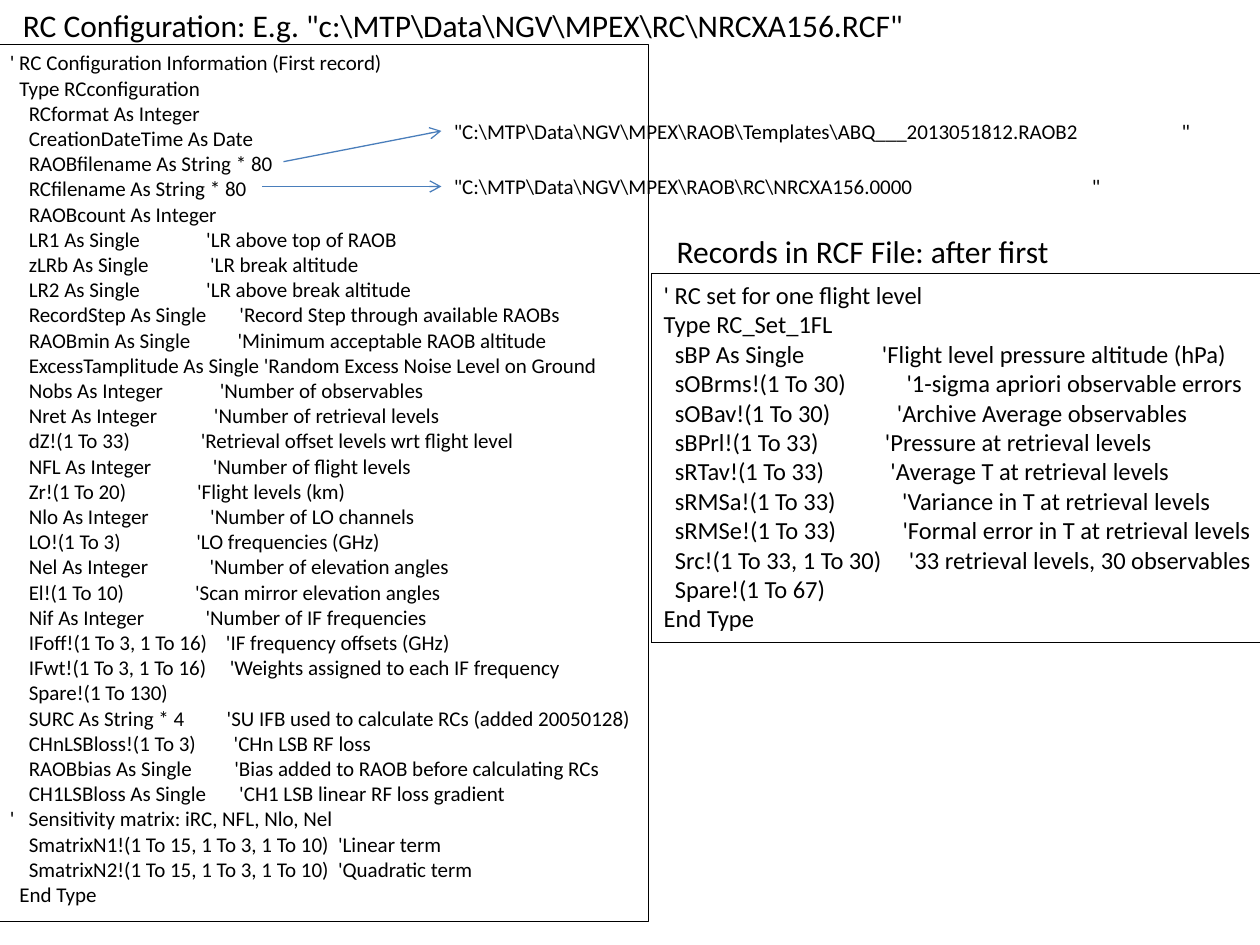
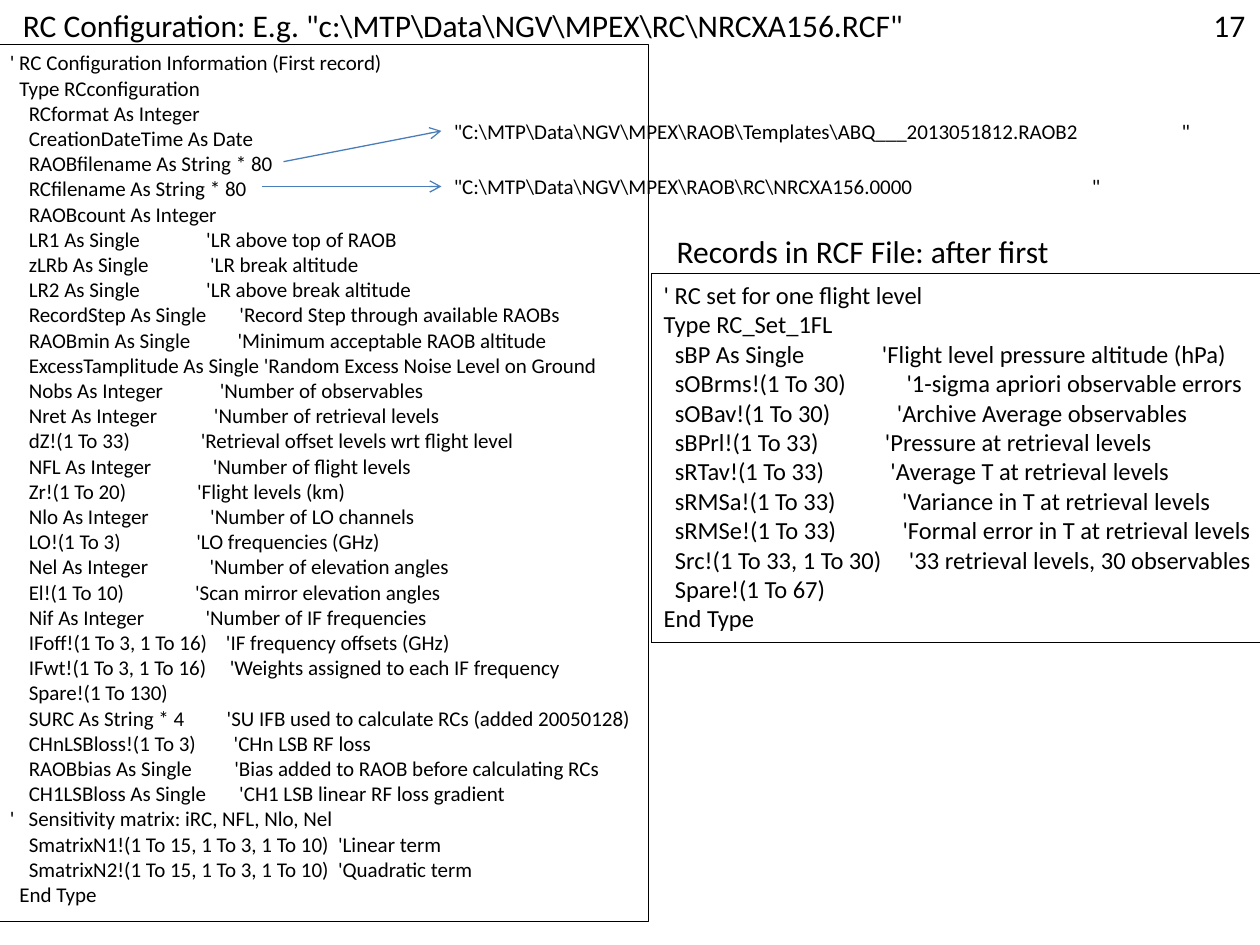
Before and after one commit to NCAR/nimbus, a slide deck: slide 16 of instruments/mtp/doc/MTP-DFD.pptx (slide 10 before the commit). Drawn at 1260x945 pixels with LibreOffice and Linux fonts; fonts in the diff are those of the drawing. Boxes give left, top, right and bottom in pixels: in the first picture for what was removed or moved away, otherwise in the second. Text is boxed around its words. In the diff, an @@ line names an element or a change of style, - is before the commit and + after.

```diff
--- a/instruments/mtp/doc/MTP-DFD.pptx
+++ b/instruments/mtp/doc/MTP-DFD.pptx
@@ text added at <box>1213,16,1245,37</box>, 18 pt, text #000000 @@
+17
```
Also in this commit, not shown: 6 other slides changed, 6 slides added.
